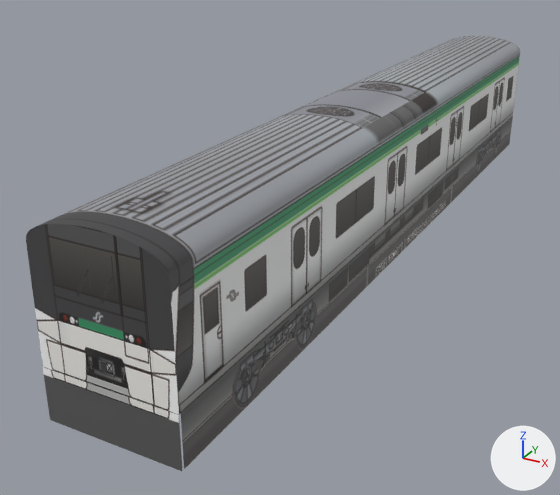
What one commit did to the glTF model mini-japanrail-3d/models/sendai-sub-3000/car1.glb.
Rendered twice from a camera (50 mm lens) standing at (7.7, -8.1, 8.4) and looking at (-1.6, 8.9, -0.1). Arrows for +X, +Y and +Z are at lower right; the lights stay in place. The first picture is the older version. Vertices at exactly the same position are counted once.

Names of what the first picture shows: 'sendai-sub-3000-car1'.
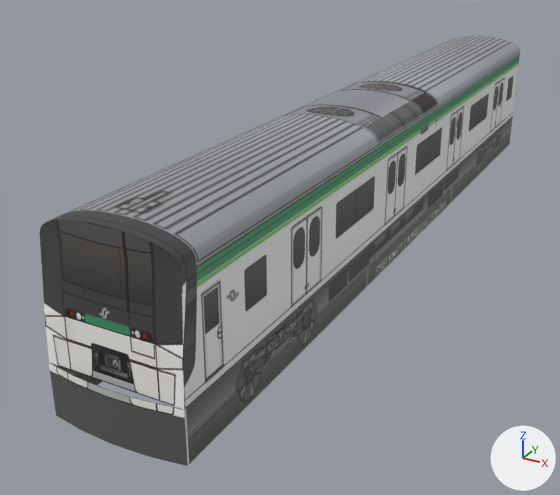
What differs and where, as boxes (x1, y1, x2, y2) in the pictures (560 x 495 px):
```json
{"object": "sendai-sub-3000-car1", "change": "reshaped", "before": [26, 36, 520, 471], "after": [40, 36, 520, 466]}
{"part": 1, "of": "me_sendai_sub_3000_car1", "change": "rebuilt", "before": [43, 367, 182, 471], "after": [49, 363, 188, 466]}
{"part": 2, "of": "me_sendai_sub_3000_car1", "change": "cut back", "before": [26, 116, 513, 469], "after": [40, 116, 513, 464]}
```

Scene script edits in JSON lines:
```json
{"block": "me_sendai_sub_3000_car1", "where": "# used by ob_sendai_sub_3000_car1; location = (0.0, 0.0, 0.0)"}
{"op": "remove", "block": "me_sendai_sub_3000_car1", "code": "me_sendai_sub_3000_car1.from_pydata(...)  # 5573 vertices, 11126 faces; spans x -1.4..1.4, y 0.0..21.8, z 0.0..4.0"}
{"op": "add", "block": "me_sendai_sub_3000_car1", "code": "me_sendai_sub_3000_car1.from_pydata(...)  # 5933 vertices, 11846 faces; spans x -1.4..1.4, y 0.0..21.8, z 0.0..4.0"}
{"block": "me_sendai_sub_3000_car1", "change": "me_sendai_sub_3000_car1 part 1: the loose piece of 8 vertices spanning x -1.4..1.4, y 0.0, z 0.0..1.1 is rebuilt with 98 vertices and now spans x -1.4..1.4, y 0.0..0.1, z 0.0..1.1"}
{"block": "me_sendai_sub_3000_car1", "change": "me_sendai_sub_3000_car1 part 2: 43 vertices moved from x -1.4..1.4, y 0.0..0.6, z 1.9..4.0 to x -1.4..1.4, y 0.2..0.6, z 1.9..4.0; 54 vertices removed from x -1.4..1.4, y 0.0..0.1, z 0.0..4.0; 226 vertices added at x -1.4..1.4, y 0.1..21.8, z 0.0..4.0"}
{"block": "me_sendai_sub_3000_car1", "change": "other edits to the shape of me_sendai_sub_3000_car1 do not show in these pictures"}
```
